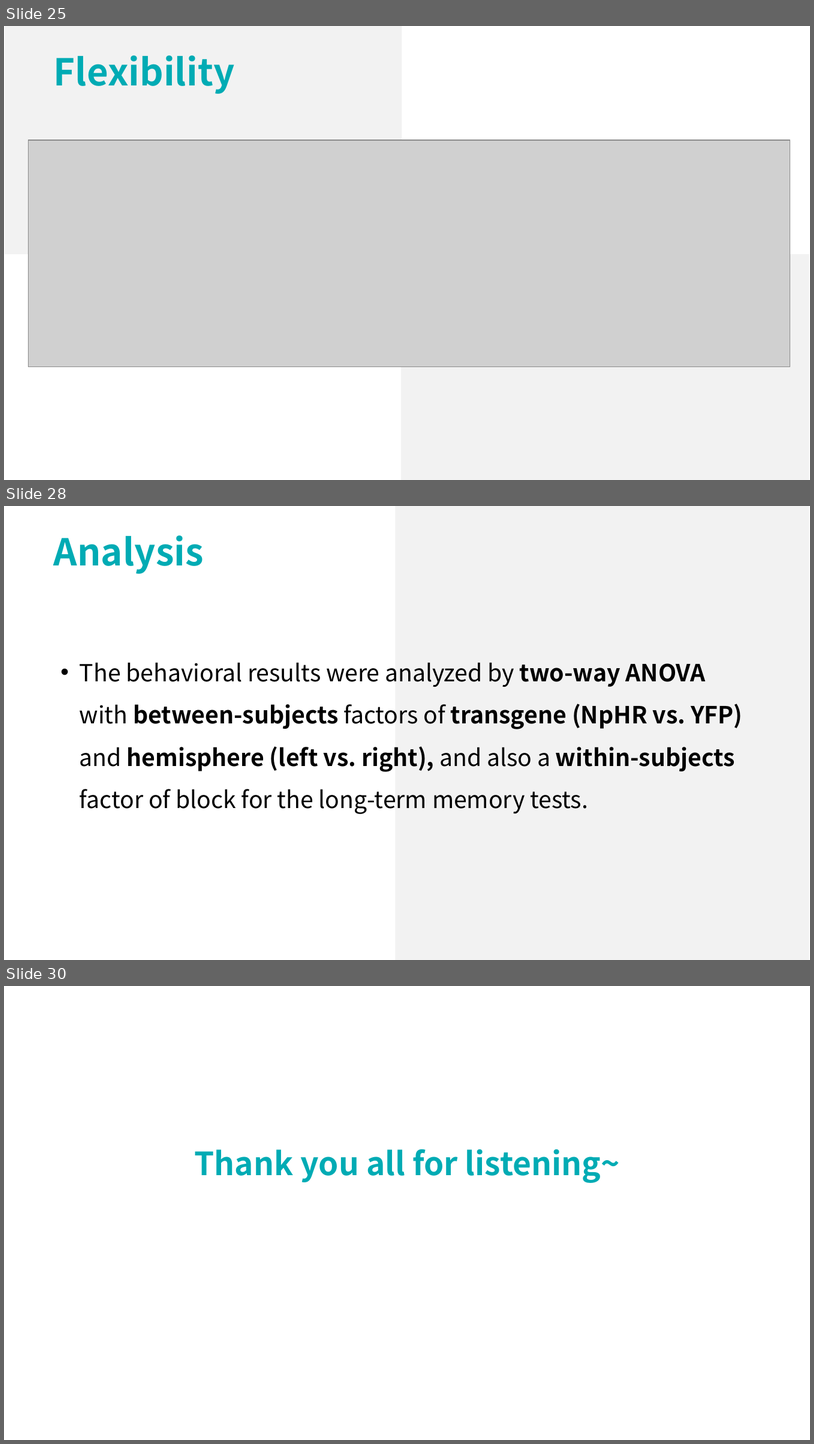
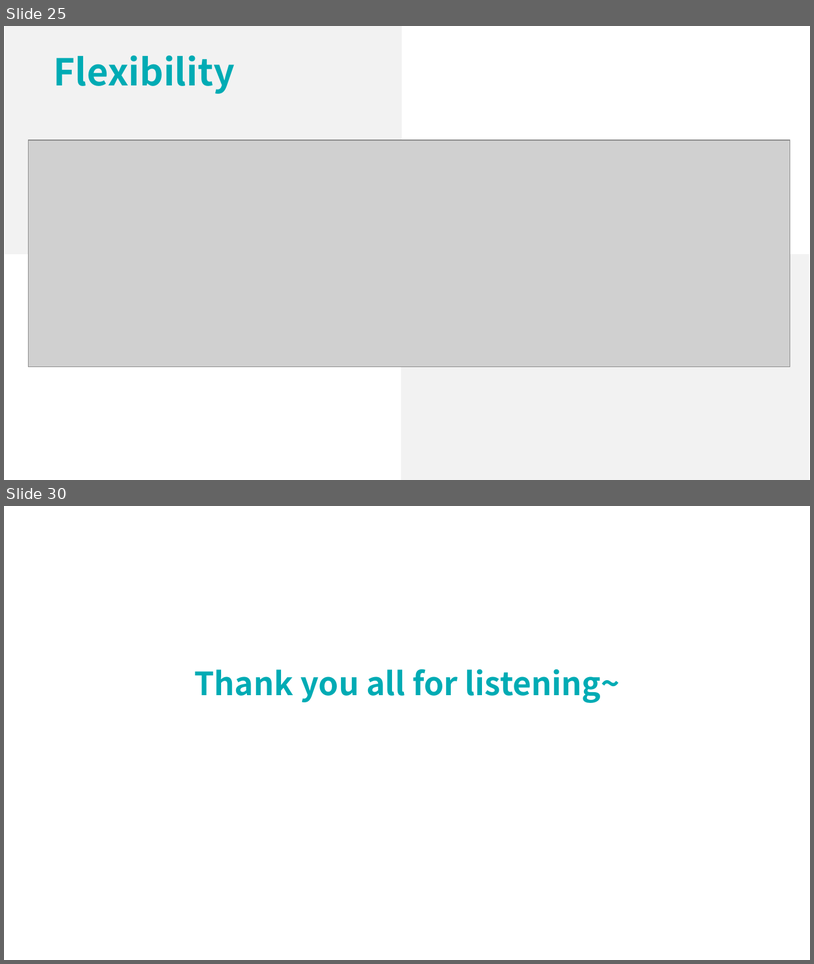
Before and after one commit to lsyoath/sheepy, a slide deck: Work/ppt/DynamicModularity.pptx. Shown one above the other, each under a label of ours: slides 25, 28 and 30 before the commit, slides 25 and 30 after it; the slides between them are not shown. The pictures are 814x1444 and 814x964 pixels, drawn with LibreOffice and Linux fonts; fonts in the diff are those of the drawing; grey boxes stand for pictures. Boxes give left, top, right and bottom in pixels: in the first picture for what was removed or moved away, otherwise in the second. Text is boxed around its words. In the diff, an @@ line names an element or a change of style, - is before the commit and + after.

```diff
--- a/Work/ppt/DynamicModularity.pptx
+++ b/Work/ppt/DynamicModularity.pptx
@@ slide 28 removed at box(4, 506, 810, 960), background #FFFFFF @@
@@ rectangle removed at box(395, 506, 810, 960) @@
@@ text removed at box(54, 535, 204, 574) @@
-Analysis
@@ text removed at box(80, 662, 743, 814) @@
-• The behavioral results were analyzed by two-way ANOVA
-  with between-subjects factors of transgene (NpHR vs. YFP) and hemisphere (left vs. right), and also a within-subjects factor of block for the long-term memory tests.
```
Also in this commit, not shown: 1 slide changed, 4 slides added, 3 other slides removed, 2 other files.
